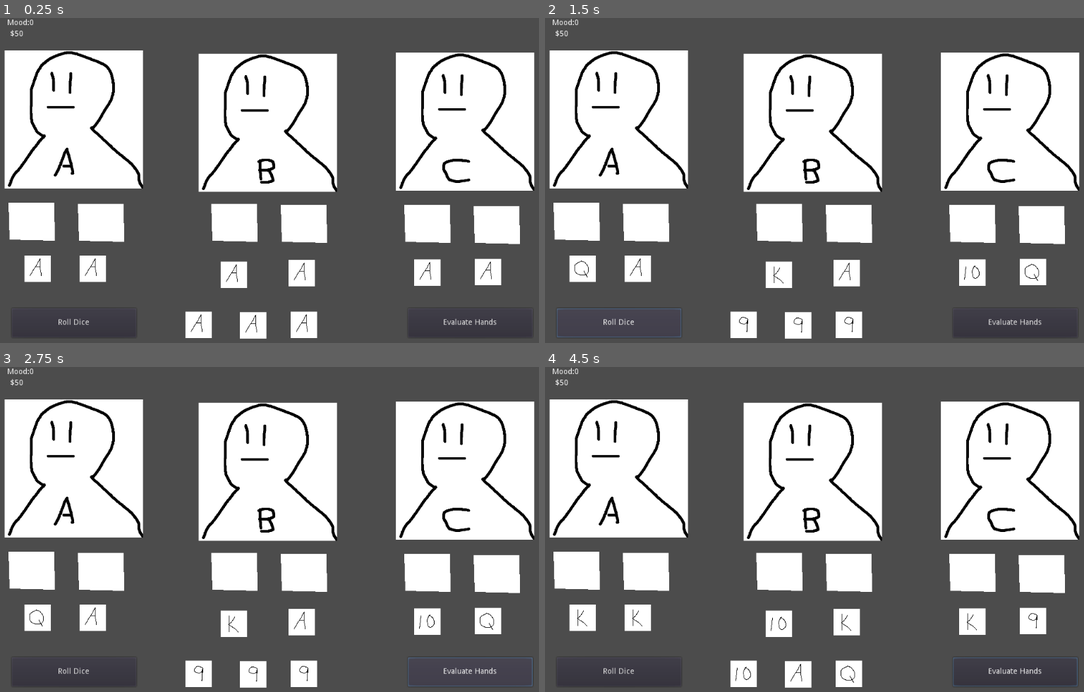
Above: before the commit, frames 1-4 (two rows, left to right).
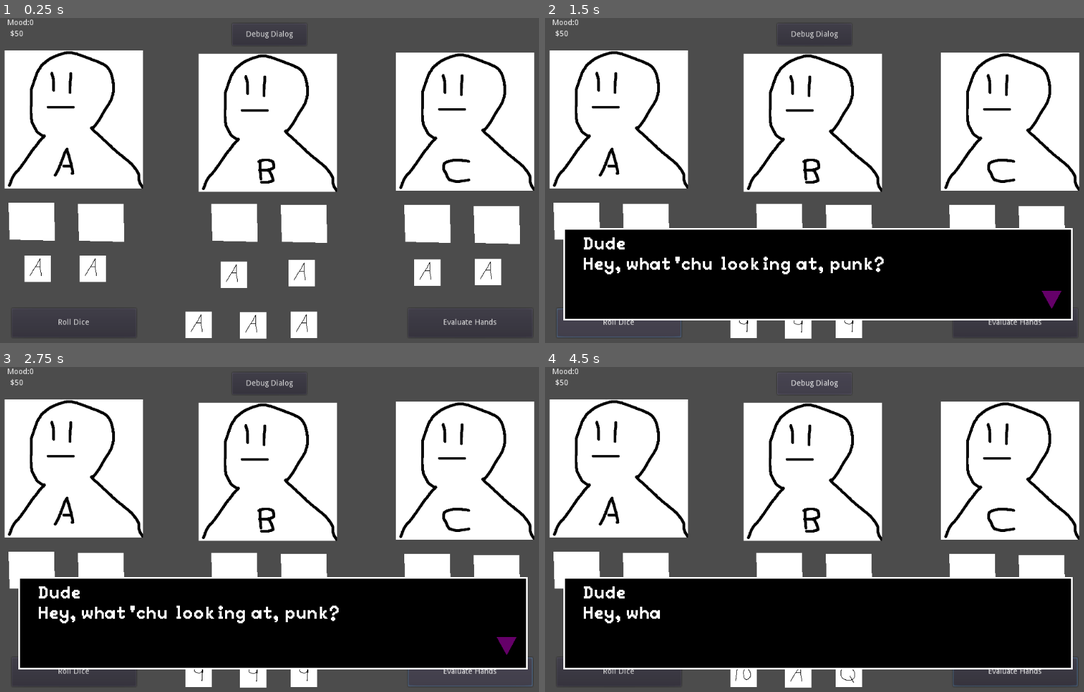
Above: after the commit, the same moments.

Repository: DiegoArmando/GMTK-Game-Jam-2022
Game: Godot game, scene res://Main.tscn
Same seed, same stepped clock (60 frames per second), same inputs: the game is played once before the commit and once after it.
Inputs (mouse positions are in pixels of both pictures, inside the frame that each line leads up to):
- Up to frame 1 (0.25 s): no input
- Up to frame 2 (1.5 s): click (814, 34) at 0.5 s, where only the run after the commit has a clickable "Debug Dialog"; click "Roll Dice" at 1.25 s
- Up to frame 3 (2.75 s): click "Evaluate Hands" at 2 s
- Up to frame 4 (4.5 s): click "Roll Dice" at 2.75 s; click "Evaluate Hands" at 3.5 s; click (814, 383) at 4.25 s, where only the run after the commit has a clickable "Debug Dialog"

The runs differ from the first frame. In frame 1, 0.1% of the frame differs, in the area x 43-57%, y 3-9%; in frame 2, 26%; in frame 3, 26%; in frame 4, 26%, in the area x 3-98%, y 3-94%.

Commit message:
Set up dialogue scene to be easy to call

Diff:
--- a/DialogBox.tscn
+++ b/DialogBox.tscn
@@ -52,6 +52,7 @@
 }
 
 [node name="DialogBox" type="CanvasLayer"]
+script = ExtResource( 1 )
 
 [node name="Textbox Container" type="MarginContainer" parent="."]
 anchor_top = 1.0
@@ -61,7 +62,6 @@
 margin_top = -218.0
 margin_right = -50.0
 margin_bottom = -50.0
-script = ExtResource( 1 )
 
 [node name="Panel" type="Panel" parent="Textbox Container"]
 margin_right = 924.0
@@ -117,4 +117,5 @@
 
 [node name="Timer" type="Timer" parent="Textbox Container"]
 
+[connection signal="tween_completed" from="Textbox Container/Panel/Text Postion/VBoxContainer/Tween" to="." method="_on_Tween_tween_completed"]
 [connection signal="tween_completed" from="Textbox Container/Panel/Text Postion/VBoxContainer/Tween" to="Textbox Container" method="_on_Tween_tween_completed"]
--- a/DialogReader.gd
+++ b/DialogReader.gd
@@ -1,33 +1,31 @@
-extends MarginContainer
+extends CanvasLayer
 
 export var dialogPath = ""
 export(float) var textSpeed = 0.05
 
 var dialog
-var phraseNum
-var untilLine
+export(int) var phraseNum
+export(int) var untilLine
 var finishedDisplaying
 var tween
 
 # Called when the node enters the scene tree for the first time.
 func _ready():
-	$Timer.wait_time = textSpeed
+	$"Textbox Container/Timer".wait_time = textSpeed
 	dialog = getDialog()
-	phraseNum = 0
-	untilLine = 5
-	tween = $"Panel/Text Postion/VBoxContainer/Tween"
+	tween = $"Textbox Container/Panel/Text Postion/VBoxContainer/Tween"
 	assert(dialog, "getDialog() has failed")
 	nextPhrase()
 
 func _process(_delta):
-	$"Panel/Text Postion/VBoxContainer/Indicator".visible = finishedDisplaying
+	$"Textbox Container/Panel/Text Postion/VBoxContainer/Indicator".visible = finishedDisplaying
 	if Input.is_action_just_pressed("ui_accept"):
 		if finishedDisplaying:
 			nextPhrase()
 		else:
 			tween.stop_all()
 			finishedDisplaying = true
-			$"Panel/Text Postion/VBoxContainer/Dialog".visible_characters = -1
+			$"Textbox Container/Panel/Text Postion/VBoxContainer/Dialog".visible_characters = -1
 	pass
 
 
@@ -36,13 +34,13 @@
 		queue_free()
 		return
 	finishedDisplaying = false
-	$"Panel/Text Postion/VBoxContainer/CharacterName".bbcode_text = dialog[phraseNum]["Name"]
-	$"Panel/Text Postion/VBoxContainer/Dialog".bbcode_text = dialog[phraseNum]["Text"]
-	$"Panel/Text Postion/VBoxContainer/Dialog".visible_characters = 0
+	$"Textbox Container/Panel/Text Postion/VBoxContainer/CharacterName".bbcode_text = dialog[phraseNum]["Name"]
+	$"Textbox Container/Panel/Text Postion/VBoxContainer/Dialog".bbcode_text = dialog[phraseNum]["Text"]
+	$"Textbox Container/Panel/Text Postion/VBoxContainer/Dialog".visible_characters = 0
 	tween.interpolate_property(
-		$"Panel/Text Postion/VBoxContainer/Dialog", "visible_characters", 0,
-		$"Panel/Text Postion/VBoxContainer/Dialog".text.length(), $"Panel/Text Postion/VBoxContainer/Dialog".text.length()/45.0,
-		tween.TRANS_LINEAR, Tween.EASE_IN_OUT
+		$"Textbox Container/Panel/Text Postion/VBoxContainer/Dialog", "visible_characters", 0,
+		$"Textbox Container/Panel/Text Postion/VBoxContainer/Dialog".text.length(), $"Textbox Container/Panel/Text Postion/VBoxContainer/Dialog".text.length()/45.0,
+		Tween.TRANS_LINEAR, Tween.EASE_IN_OUT
 	)
 	tween.start()
 	phraseNum += 1
--- /dev/null
+++ b/DialogTester.gd
@@ -0,0 +1,14 @@
+extends Node2D
+
+var dialog = preload("res://DialogBox.tscn")
+
+func _ready():
+	pass
+
+
+
+func _on_Button_pressed():
+	var d = dialog.instance()
+	d.phraseNum = 0
+	d.untilLine = 5
+	add_child(d)
--- a/Main.tscn
+++ b/Main.tscn
@@ -18,6 +18,7 @@
 [ext_resource path="res://Sprites/Die_9.png" type="Texture" id=16]
 [ext_resource path="res://Sprites/Die_A.png" type="Texture" id=17]
 [ext_resource path="res://PublicDie.gd" type="Script" id=18]
+[ext_resource path="res://DialogTester.gd" type="Script" id=19]
 
 [sub_resource type="SpriteFrames" id=1]
 animations = [ {
@@ -107,6 +108,7 @@
 } ]
 
 [node name="Node2D" type="Node2D"]
+script = ExtResource( 19 )
 
 [node name="P1" type="Node" parent="."]
 script = ExtResource( 10 )
@@ -284,4 +286,16 @@
 margin_bottom = 581.0
 text = "Evaluate Hands"
 
+[node name="Button" type="Button" parent="."]
+anchor_left = 0.5
+anchor_right = 0.5
+margin_left = 438.0
+margin_top = 10.0
+margin_right = 573.0
+margin_bottom = 50.0
+focus_mode = 0
+enabled_focus_mode = 0
+text = "Debug Dialog"
+
 [connection signal="pressed" from="RollButton" to="DiceBoss" method="_on_RollButton_pressed"]
+[connection signal="pressed" from="Button" to="." method="_on_Button_pressed"]
Not shown: 1 places in Main.tscn that only renumber resources
